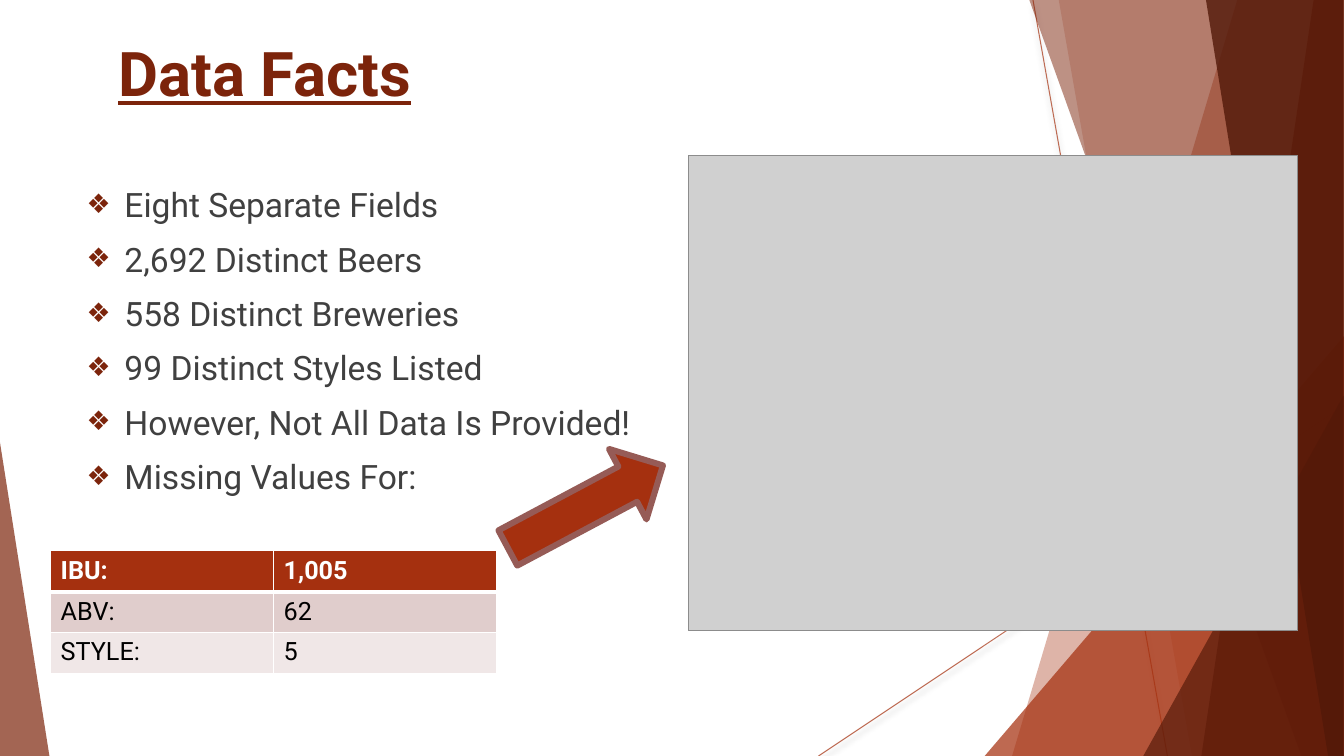
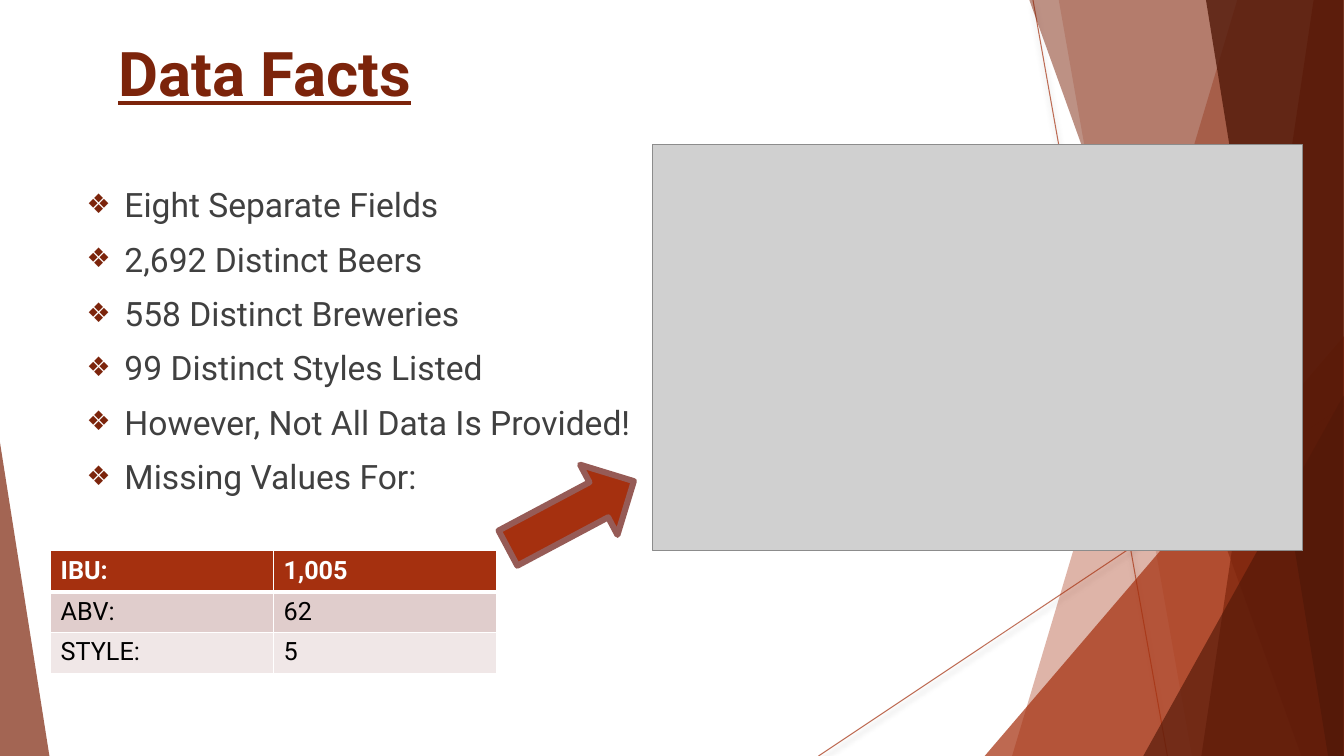
Before and after one commit to Wu-Sophia/BeerAnalysis, a slide deck: slide 3 of DataDynamos_BeerMarketingPresentation.pptx. Drawn at 1344x756 pixels with LibreOffice and Linux fonts; fonts in the diff are those of the drawing; grey boxes stand for pictures; background and template pictures are left out. Boxes give left, top, right and bottom in pixels: in the first picture for what was removed or moved away, otherwise in the second. Text is boxed around its words. In the diff, an @@ line names an element or a change of style, - is before the commit and + after.

```diff
--- a/DataDynamos_BeerMarketingPresentation.pptx
+++ b/DataDynamos_BeerMarketingPresentation.pptx
@@ picture: place and size @@
-picture at [689,155,1299,631]
+picture at [652,145,1303,552]
@@ right arrow: place and size @@
-right arrow at [490,430,682,583]
+right arrow at [490,446,654,583]
```
Also in this commit, not shown: 6 other slides changed.
